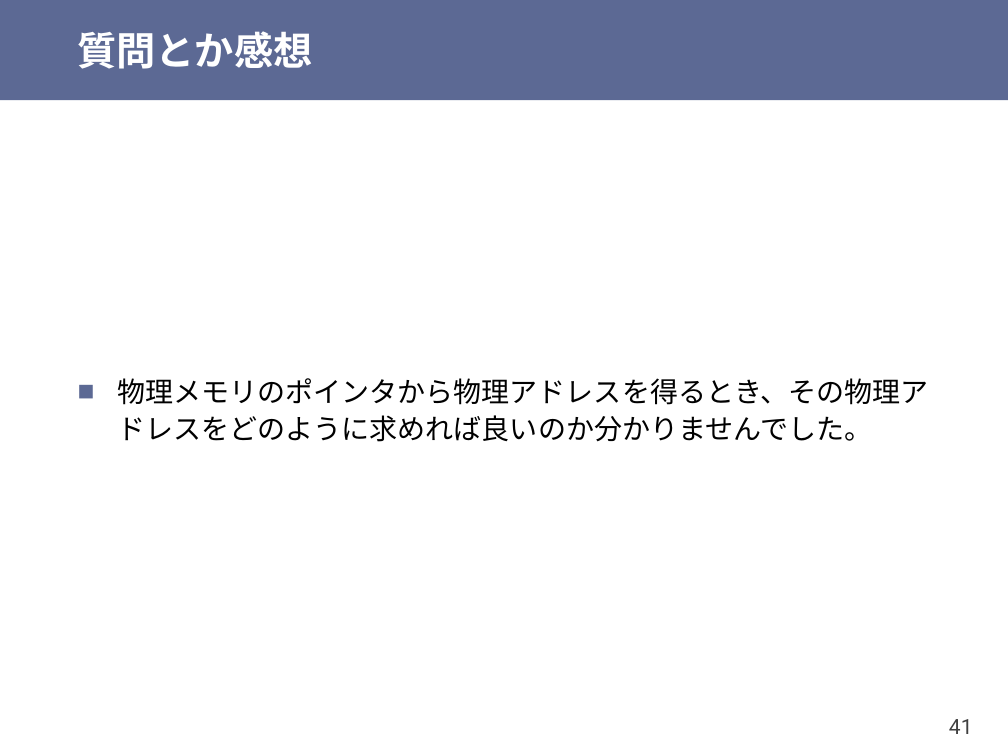
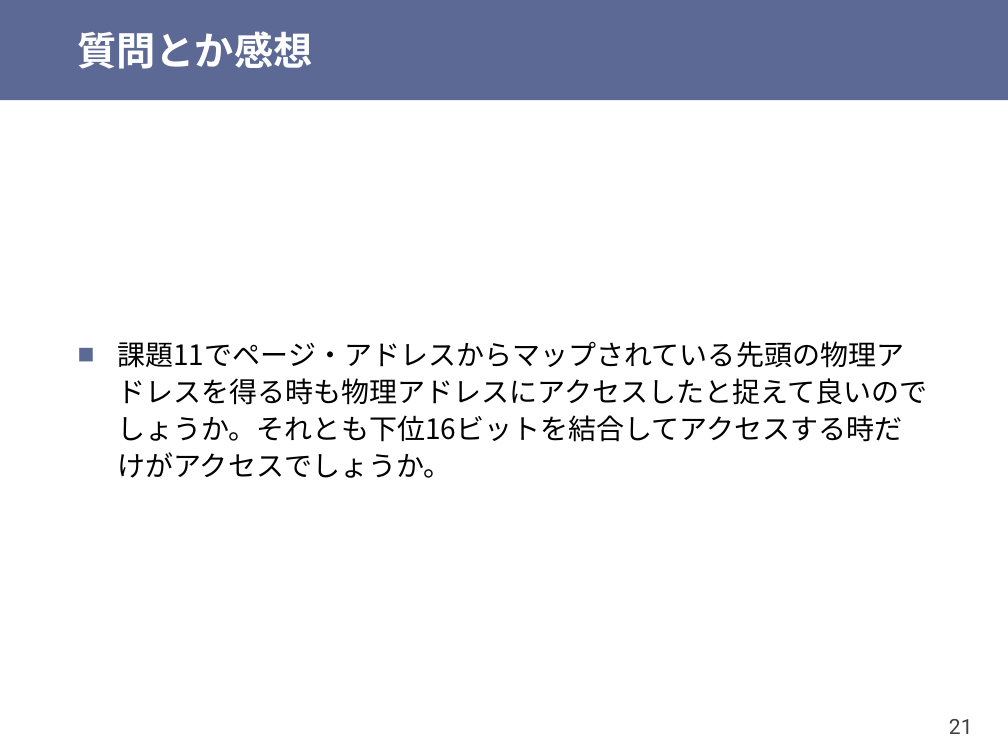
Before and after one commit to shioyadan/otya-computer-architecture-i, a slide deck: slide 21 of cai-shioya-12.pptx (slide 41 before the commit). Drawn at 1008x756 pixels with LibreOffice and Linux fonts; fonts in the diff are those of the drawing. Boxes give left, top, right and bottom in pixels: in the first picture for what was removed or moved away, otherwise in the second. Text is boxed around its words. In the diff, an @@ line names an element or a change of style, - is before the commit and + after.

```diff
--- a/cai-shioya-12.pptx
+++ b/cai-shioya-12.pptx
@@ text at [117,341,928,478]: text changed @@
-■ 物理メモリのポインタから物理アドレスを得るとき、その物理アドレスをどのように求めれば良いのか分かりませんでした。
+■ 課題11でページ・アドレスからマップされている先頭の物理アドレスを得る時も物理アドレスにアクセスしたと捉えて良いのでしょうか。それとも下位16ビットを結合してアクセスする時だけがアクセスでしょうか。
@@ page number at [949,719,973,734]: text changed @@
-41
+21
```
Also in this commit, not shown: 21 other slides changed, 2 slides added, 15 slides removed, 1 other file.
